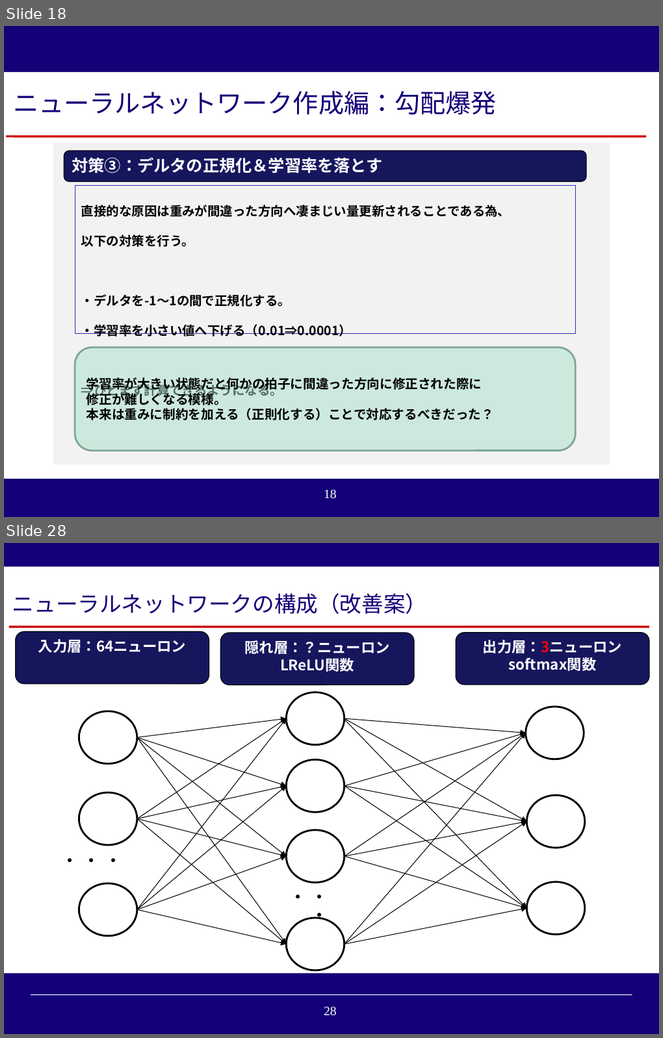
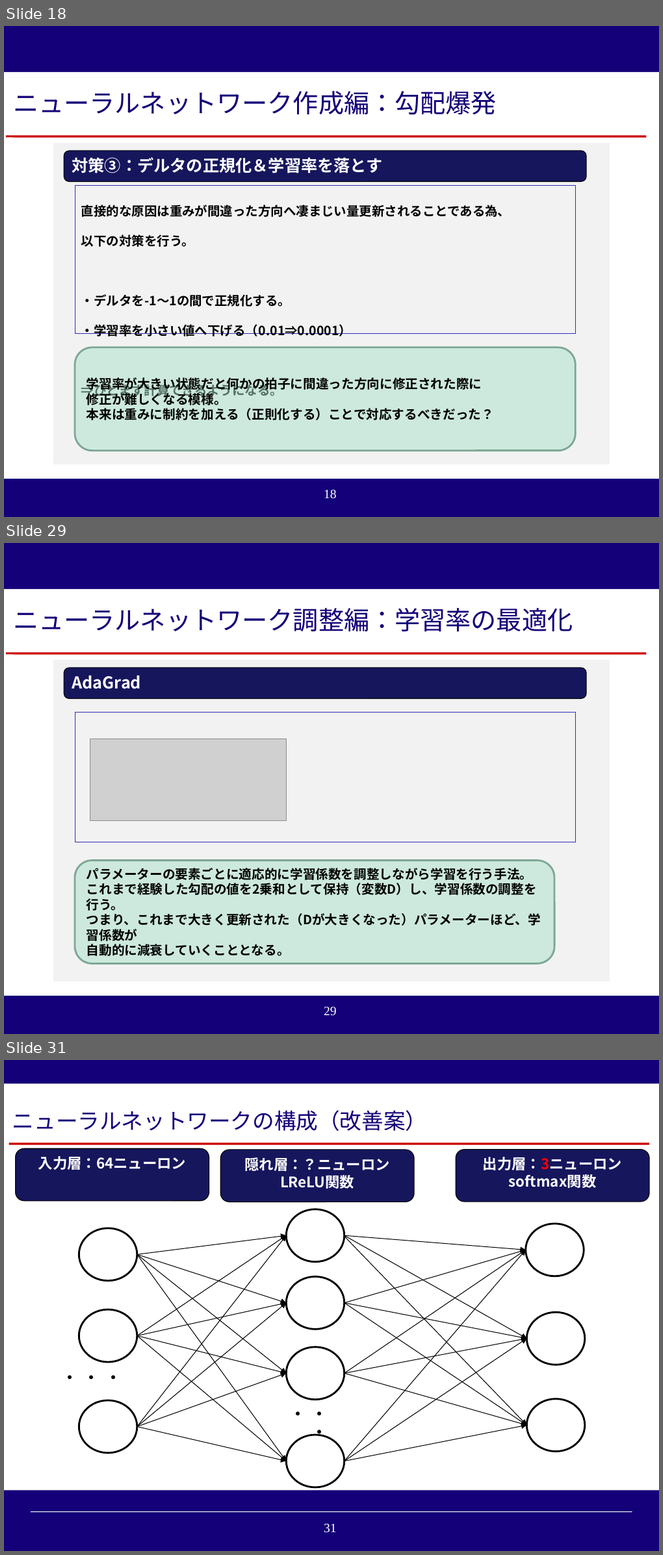
Before and after one commit to reversi-ir/ai-program, a slide deck: reversi-ai/result/オセロAI_技術アカデミー用説明資料.pptx. Shown one above the other, each under a label of ours: slides 18 and 28 before the commit, slides 18, 29 and 31 after it; the slides between them are not shown. The pictures are 663x1038 and 663x1555 pixels, drawn with LibreOffice and Linux fonts; fonts in the diff are those of the drawing; grey boxes stand for pictures; background and template pictures are left out. Boxes give left, top, right and bottom in pixels: in the first picture for what was removed or moved away, otherwise in the second. Text is boxed around its words. In the diff, an @@ line names an element or a change of style, - is before the commit and + after.

Commit message:
パワポ更新

```diff
--- a/reversi-ai/result/オセロAI_技術アカデミー用説明資料.pptx
+++ b/reversi-ai/result/オセロAI_技術アカデミー用説明資料.pptx
@@ slide 29 added at [4, 543, 659, 1034], background #140078; not listed: 2 template elements that a slide beside it also shows @@
@@ rectangle added at [4, 589, 659, 996], fill #FFFFFF @@
@@ rectangle added at [7, 590, 646, 650], fill #FFFFFF, 28 pt, text #140078 @@
+ニューラルネットワーク調整編：学習率の最適化
@@ line added from (6, 653) to (647, 653), #CC0000 2.25 pt @@
@@ rectangle added at [53, 659, 609, 982], fill #F2F2F2 @@
@@ rounded rectangle added at [64, 668, 586, 698], fill #17175C, outline #000000 0.75 pt, 18 pt, text #FFFFFF, bold @@
+AdaGrad
@@ rectangle added at [75, 713, 575, 843], outline #2D2DB9 0.75 pt @@
@@ picture added at [90, 739, 286, 821] @@
@@ rounded rectangle added at [75, 861, 555, 964], fill #AAE2CA at 50% opacity, outline #7EA795 2 pt, 14 pt, text #000000, bold @@
+パラメーターの要素ごとに適応的に学習係数を調整しながら学習を行う手法。
+これまで経験した勾配の値を2乗和として保持（変数D）し、学習係数の調整を行う。
+つまり、これまで大きく更新された（Dが大きくなった）パラメーターほど、学習係数が
+自動的に減衰していくこととなる。
@@ what was slide 28 is now slide 31 @@
@@ page number at [324, 1524, 337, 1533]: text changed @@
-28
+31
```
Also in this commit, not shown: 2 slides changed, 4 other slides added, 2 slides removed, 6 other files.
